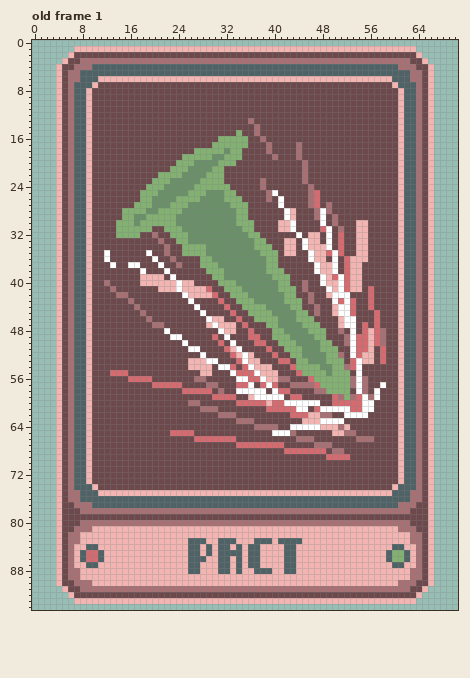
File history of a pixel-art file, dev/spritesheets/ritualatlas.aseprite. The picture above was drawn from the file before the commit.
71x95 pixels, 15 frames. Colours within 5 levels of each other are drawn and written as one. Shown: old frame 1. The commit also changed other frames, which this record leaves out.
After the commit:
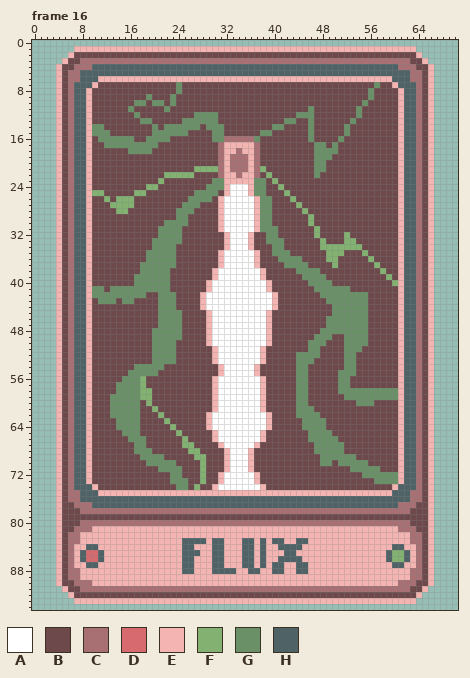
Palette (. is transparent): A #ffffff  B #6d494b  C #a87073  D #d76a6f  E #f4b4b2  F #82b171  G #6a9068  H #4f6367
A new or re-ordered frame is compared with the old frame closest to it.
Diff:
frames 15 -> 18
Changed rows in their new state; - is an unchanged pixel.
Frame 16 is new; against old frame 1:
first column x 10:
 7 --------------G--------------------------------G---
 8 --------------G-------------------------------G----
 9 ---------G---G--------------------------------G----
10 -------GG-GG-G-------------------------------G-----
11 ------G-----G-----------------------G-------G------
12 -------G---------GGGG-------------GGG-------G------
13 --------GG-----GGGGGG-----B-----GG--G------G-------
14 GG--------G-GGGGGG-GGG-----B--GG----G-----G--------
15 GGG-------GGGGGG----GG--B--BGG------G-----G--------
16 -GGGGGG--GGGG-------GGCCCCCGB-------G----G---------
17 --GGGGGGGGG---------BCEEEEEC-B----B--GG-G----------
18 ------GGGG-------BBBBCEECEEC-B----B--GGGG----------
19 ---------------BBBBBBCECCCEC--B---B--GGG-----------
20 --------------BBBBBBBCECCCEC-------B-GG------------
21 -------------BBBBFFF-CECCCECF------B-GG------------
22 -----------B---FFBBBBCEECEEC-F-----B-G-------------
23 ----------B-BBBBBBBBGGEEEEEGG-F----B---------------
24 -----------BBBBBBBBGGGEAAAEGG--F----B--------------
25 FF-----F-BBBBBBBBGG--BEAAAEGGBB-F---BB-------------
26 --F-FFF-BBBBBBBBGG--BEAAAAAEGG-B-F--BB-------------
27 ---FFFFBBBBBBBBG--BBBEAAAAAEGG-B--F-BB-B-----------
28 ----F-BBBBBBBBG--BBBBEAAAAAEGG--BB-F-BBB-----------
29 -----BBBBBBBBB--BBBBBEAAAAAEGG--BB--FBB-B----------
30 ----BBBBBBBBGG--BBBBBEAAAAAEGG-BBB--F-B-B---BB-----
31 ----BBBBBB-GGGGBBBBBBEAAAAAEGGGBBB---FBB-B--BB-----
32 ----BBBB--BGGGGBBBBBBBEAAAEB-GG---B-BF-B-BF-BB-----
33 ----------GGGGGBBBBBBBEAAAEBBGGGBB-BBBFB-BFFBB-----
34 ----------GGGG-BBBBBBBEAAAEBBBGGBB-BBBFFFFFFFB-----
35 --B------GGGGG-BBBBBBEAAAAAEBBGGGB--BBBFFF--BF-----
36 --B------GGGGG----BBBEAAAAAEBBBGGGG-BBBFF-BBBBF----
37 ---B--BBGGGGGGB---BBBEAAAAAEBBB-GGGG-BBBF-BBB--F---
38 --------GGGGG------BEAAAAAAAEBBB--GGGGBBB-BBB---F--
39 -------GGGGGGB------EAAAAAAAEBBBB--GGGGBBBBBB----F-
40 --B----GGGGGGBBBB--EAAAAAAAAAEBBB--BGGGGBBBBB-----F
41 GG-GGGGGGGGGGBBBBBBEAAAAAAAAAEBBBB-B-GGGGGGBB-B----
42 GGGGGGGGG--GGG-BBB-AAAAAAAAAAAEBBB--B-GGGGGGGGB----
43 -GGG-GG----GGG--B-EAAAAAAAAAAAEBBBB-B--GGGGGGGB----
44 -------B---GGG---BEAAAAAAAAAAAEBBBB--B--GGGGGGB----
45 --------B--GGGG---BEAAAAAAAAAEBBBBBB-B--GGGGGG-B---
46 ---------B-GGGG----EAAAAAAAAAEBBBBBBB--GGGGGGG-B---
47 ----------BGGGG------AAAAAAAAEBBBBBBBB-GGGGGGG-B---
48 ----------GGGGG----EA-AAAAAAAEBBBBBBBBGGGGGGGGBBB--
49 ----------GGGGG----EAA-AAAAAAEBBBBBBBGGG--GGGGBBB--
50 ----------GGGG-B---EAAA-AAAAAE-BBBBB--GB--GGGGBBB--
51 ----------GGGG--BB--EAAA-AAAEB--BBBB--BBB-GGGBB-B--
52 ----------GGGG----B-EAAAA-AAE-B--BG---BBBBGGBBB-B--
53 ----------GGGG--BBBBEAAAA-AAE--BB-GG-BBBBBGGBBB-B--
54 -------GGGGG----BBBB-E-AAA--BB---BGGBBBBBBGGB------
55 ---BBBGGGGG-------BB-EA-AAAEBBB---GGBBBBBGGGB------
56 -----GGGFB-------BB-EAAA--AAEBBBB-GGBBBBBGGBBB-----
57 ----GGGGF-BBBBB----BEAAAAA-AEBB--BGGBBBBBGGBBB--B--
58 ----GGGGFF-----BBBBBEAAA----E-BBB-GG-BBBBGGGGGGGGGG
59 ---GGGGGFF----------EAAAAAA-EBBB-BGG----BBGGGGGGGGG
60 ---GGGGG-F------BB--EAAAAAAAEBBBBBGGBB--BBBBGGG----
61 ---GGGGG--F-------BBEAAAAAAAEBBBBBGGGBBBBBBBBBB----
62 ---GGGGG---F-------EAAAAAAAAAE---BGGGGBB--BBBB-----
63 ----GGGG----F------EAAAAAAAAAE-----GGGGBBB---------
64 ----GGGG-----F-----EAAAAAAAAAEB--BBGGGGBBBB--------
65 -----GGG-----BFBB---EAAAAAAAE-BBBB--GGGGBBBB-------
66 ------GGG------F-BBBEAAAAAAAE-----BBGGGGG---BBB----
67 -------GG------FF----EAAAAAEBBBB-----GGGGG---------
68 -------GGG------FF----EAAAE-----BBBBBGGGGG---------
69 --------GGGG-----FF---EAAAE-----------GGGGGG-------
70 ---------GGGGG----F---EAAAE-----------GG-GGGGG-----
71 -----------GGGG---F---EAAAE----------------GGGGG---
72 -------------GG---F--EAAAAAE-----------------GGGGGG
73 -------------GGG--F--EAAAAAE-------------------GGGG
74 --------------GG-F--EAAAAAAAE----------------------
first column x 25:
83 H----H-EE-HHE-EH-EE-H
84 H-E-EH-E-EH-EH--H--H-
85 H---EH-EEEH-EH-------
86 H-EE-H-E-EH-EH--H--H-
87 H-E--H-E-EH-EH-HHEEHH
88 H-E--H--HE-H-EEHHEEHH
Changed places in both pictures, as pixel boxes (x1, y1, x2, y2):
changed: (92, 82, 398, 490)
changed: (182, 538, 308, 574)
